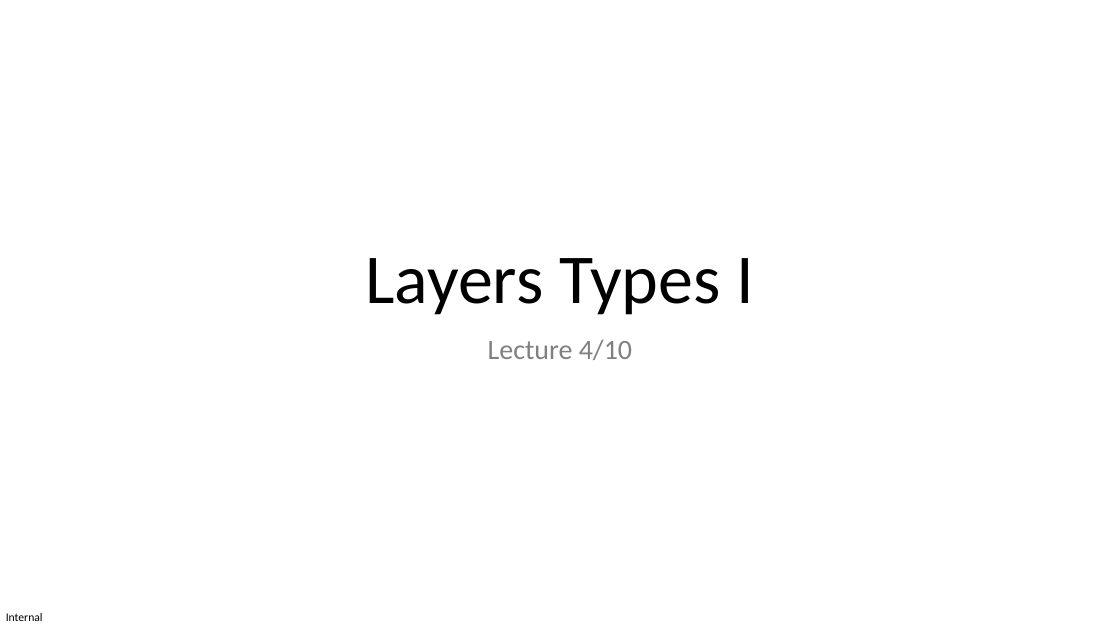
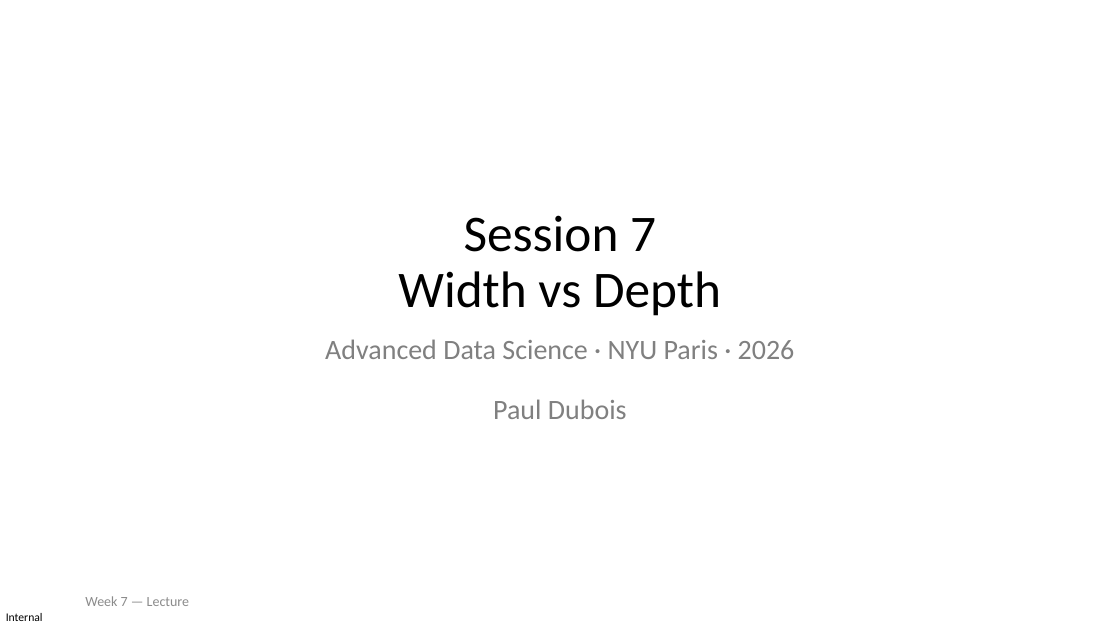
Before and after one commit to pauldubois98/AdcancedTopicsDataScience2026, a slide deck: slide 1 of Course07/slides.pptx. Drawn at 1120x630 pixels with LibreOffice and Linux fonts; fonts in the diff are those of the drawing. Boxes give left, top, right and bottom in pixels: in the first picture for what was removed or moved away, otherwise in the second. Text is boxed around its words. In the diff, an @@ line names an element or a change of style, - is before the commit and + after.

Commit message:
updated front slide

```diff
--- a/Course07/slides.pptx
+++ b/Course07/slides.pptx
@@ title at bbox=[398, 215, 721, 316]: text changed; size 60 to 44 pt @@
-Layers Types I
+Session 7
+Width vs Depth
@@ subtitle at bbox=[325, 339, 795, 419]: text changed @@
-Lecture 4/10
+Advanced Data Science · NYU Paris · 2026
+Paul Dubois
@@ text added at bbox=[85, 596, 189, 606], 12 pt, text #8C8C8C @@
+Week 7 — Lecture
```
